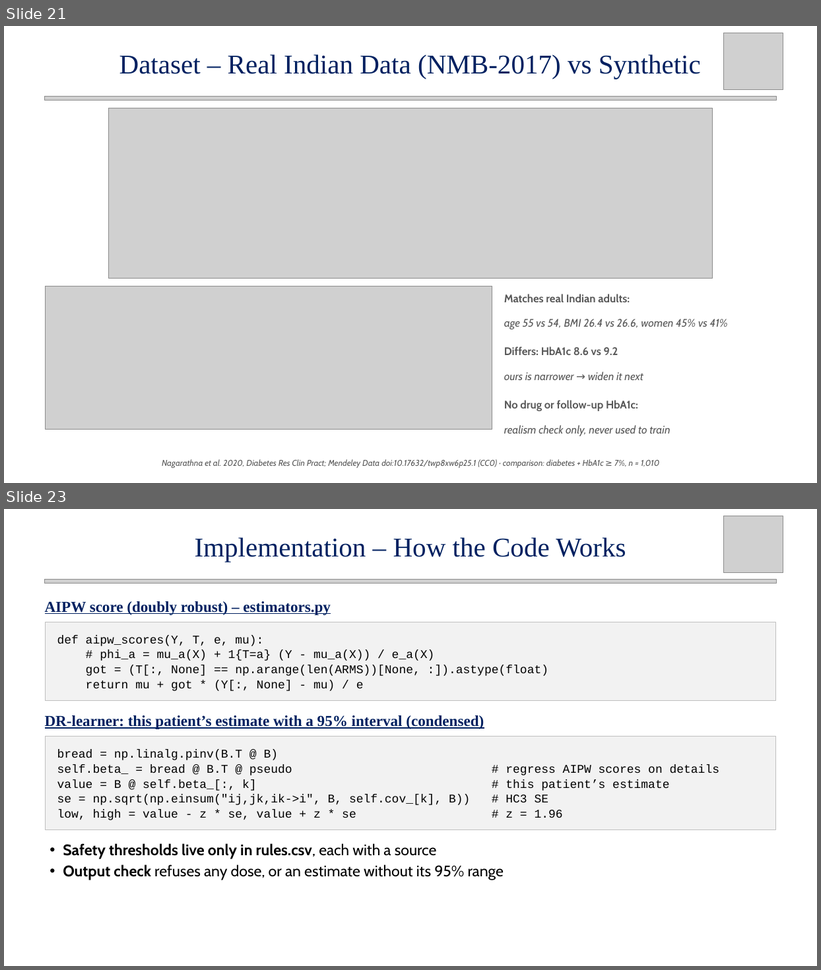
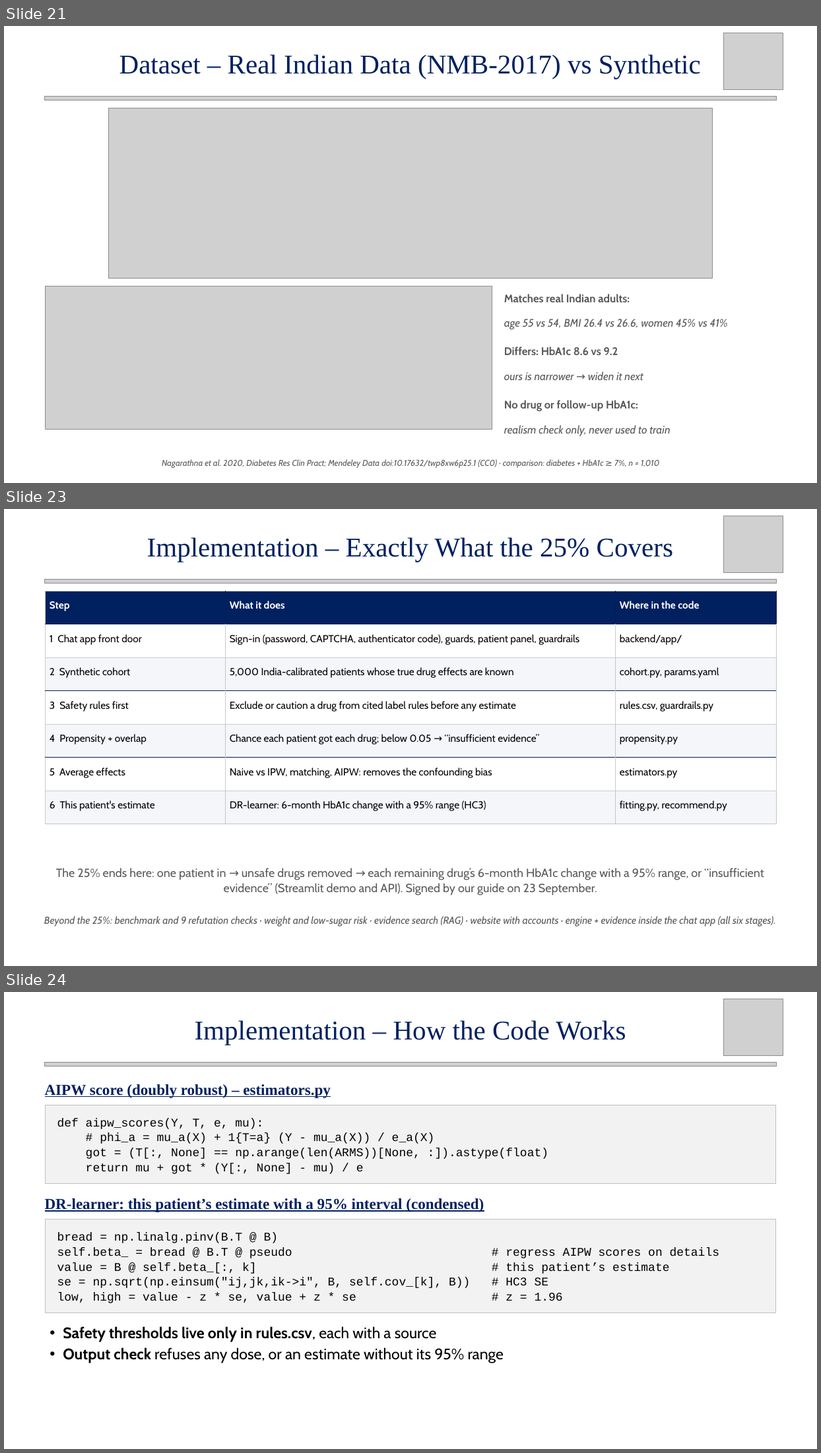
Before and after one commit to Rhian-Roy/DiaCausal-CDSS, a slide deck: docs/midsem/Intelligent_Diabetes_CDSS_MidSem_updated.pptx. Shown one above the other, each under a label of ours: slides 21 and 23 before the commit, slides 21, 23 and 24 after it; the slides between them are not shown. The pictures are 821x970 and 821x1453 pixels, drawn with LibreOffice and Linux fonts; fonts in the diff are those of the drawing; grey boxes stand for pictures. Boxes give left, top, right and bottom in pixels: in the first picture for what was removed or moved away, otherwise in the second. Text is boxed around its words. In the diff, an @@ line names an element or a change of style, - is before the commit and + after.

```diff
--- a/docs/midsem/Intelligent_Diabetes_CDSS_MidSem_updated.pptx
+++ b/docs/midsem/Intelligent_Diabetes_CDSS_MidSem_updated.pptx
@@ slide 23 added at (4,509,817,966), background #FFFFFF @@
@@ picture added at (725,516,783,573) @@
@@ text added at (147,537,673,562), 32 pt, text #002060 @@
+Implementation – Exactly What the 25% Covers
@@ picture added at (45,579,777,584) @@
@@ table added at (46,591,777,825), 7 rows, 3 columns @@
+Step | What it does | Where in the code
+1 Chat app front door | Sign-in (password, CAPTCHA, authenticator code), guards, patient panel, guardrails | backend/app/
+2 Synthetic cohort | 5,000 India-calibrated patients whose true drug effects are known | cohort.py, params.yaml
+3 Safety rules first | Exclude or caution a drug from cited label rules before any estimate | rules.csv, guardrails.py
+4 Propensity + overlap | Chance each patient got each drug; below 0.05 → “insufficient evidence” | propensity.py
+5 Average effects | Naive vs IPW, matching, AIPW: removes the confounding bias | estimators.py
+6 This patient's estimate | DR-learner: 6-month HbA1c change with a 95% range (HC3) | fitting.py, recommend.py
@@ text added at (56,868,764,896), 14 pt, text #595959 @@
+The 25% ends here: one patient in → unsafe drugs removed → each remaining drug’s 6-month HbA1c change with a 95% range, or “insufficient evidence” (Streamlit demo and API). Signed by our guide on 23 September.
@@ text added at (44,916,776,927), 12 pt, text #595959, italic @@
+Beyond the 25%: benchmark and 9 refutation checks · weight and low-sugar risk · evidence search (RAG) · website with accounts · engine + evidence inside the chat app (all six stages).
@@ what was slide 23 is now slide 24 @@
```
Also in this commit, not shown: 10 slides changed, 21 other files.
